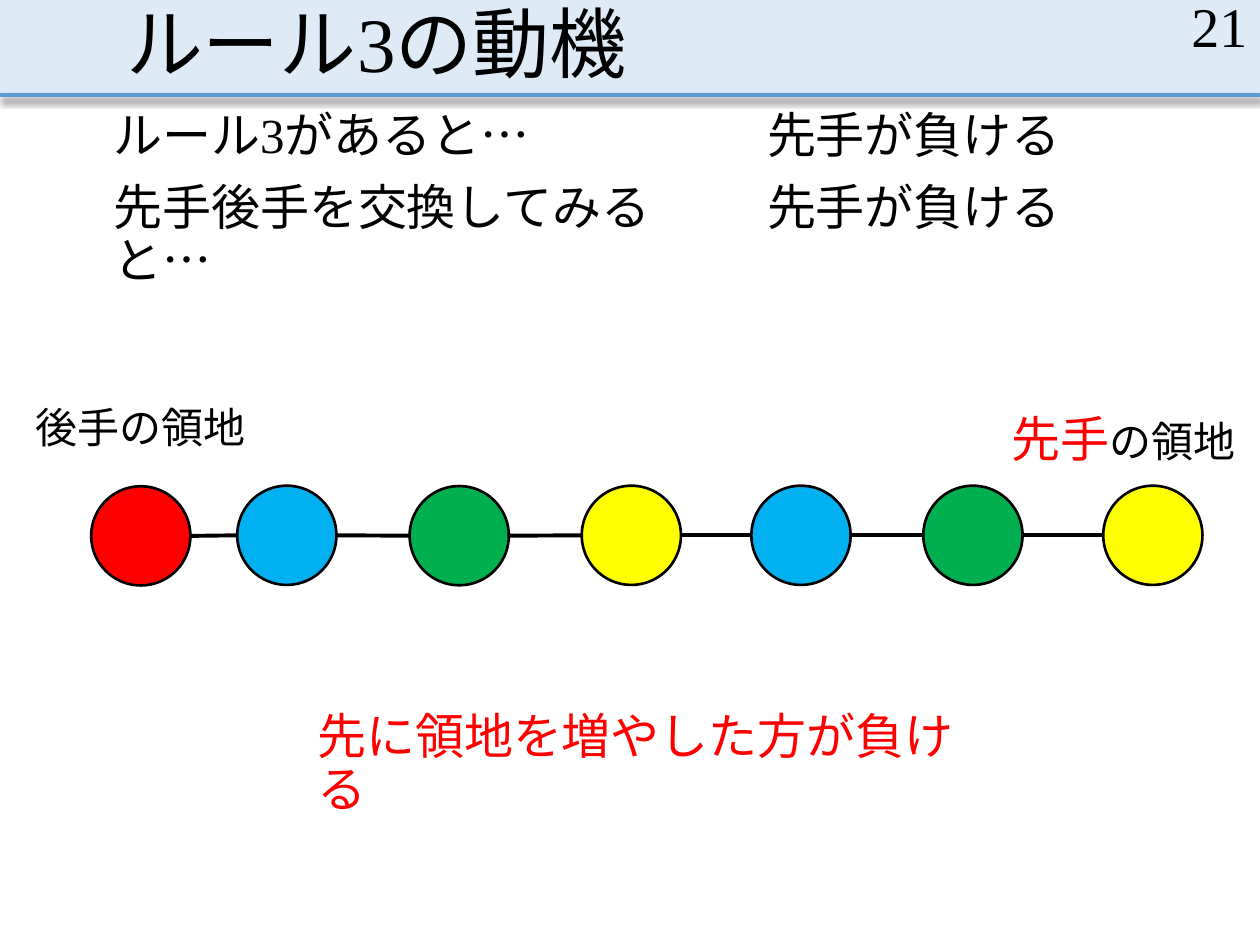
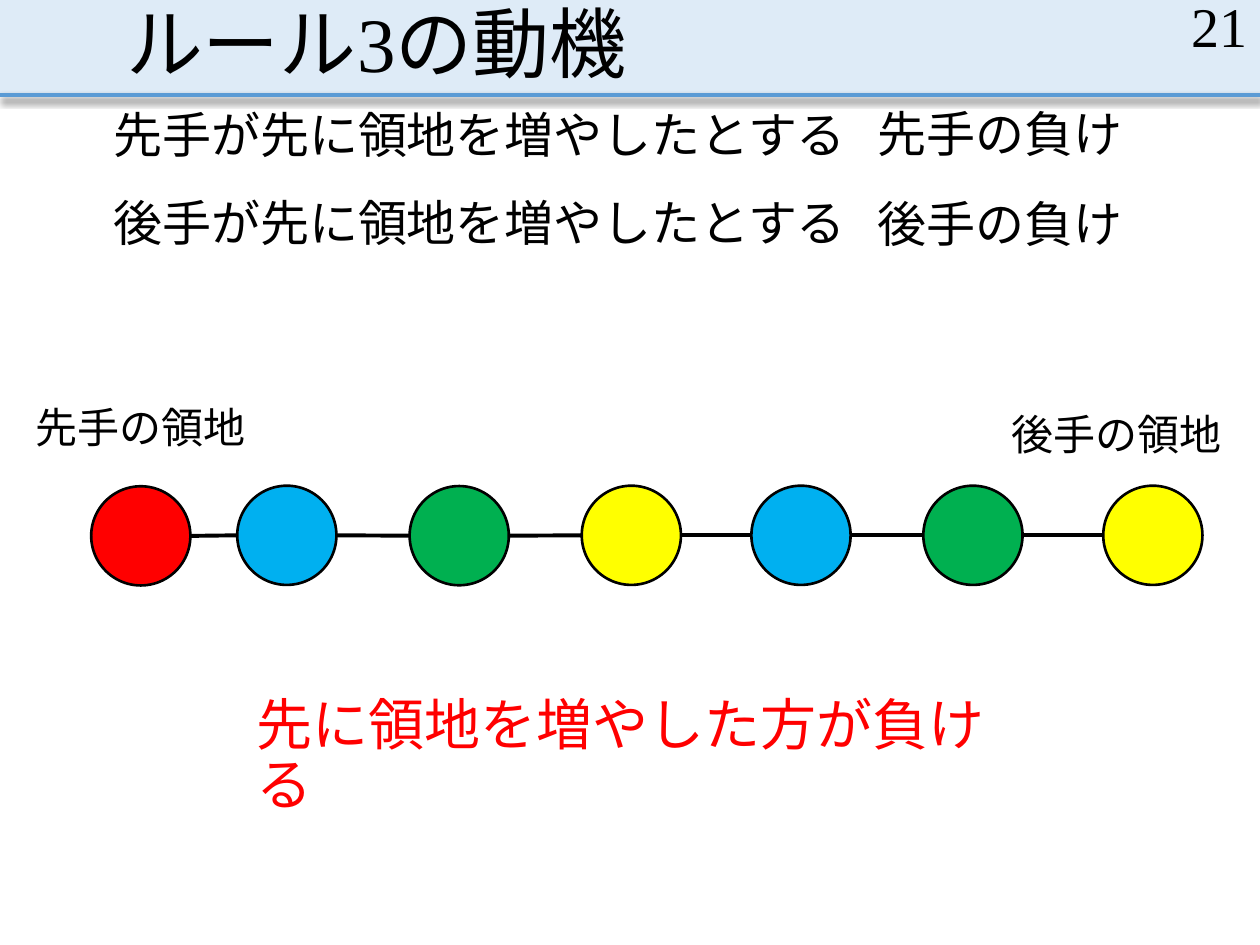
Before and after one commit to MasayaOda/SR, a slide deck: slide 21 of 中間発表1210.pptx. Drawn at 1260x945 pixels with LibreOffice and Linux fonts; fonts in the diff are those of the drawing. Boxes give left, top, right and bottom in pixels: in the first picture for what was removed or moved away, otherwise in the second. Text is boxed around its words. In the diff, an @@ line names an element or a change of style, - is before the commit and + after.

```diff
--- a/中間発表1210.pptx
+++ b/中間発表1210.pptx
@@ text added at (113, 103, 846, 157), 28 pt, text #000000 @@
+先手が先に領地を増やしたとする
@@ text at (878, 103, 1123, 156): text changed @@
-先手が負ける
+先手の負け
@@ text at (113, 199, 846, 245): text changed @@
-ルール3があると…
+後手が先に領地を増やしたとする
@@ text removed at (113, 183, 650, 280) @@
-先手後手を交換してみると…
@@ text at (878, 201, 1123, 246): text changed @@
-先手が負ける
+後手の負け
@@ text at (35, 407, 245, 447): text changed @@
-後手の領地
+先手の領地
@@ text at (1012, 414, 1222, 454): text changed @@
-先手の領地
+後手の領地
@@ text "先に領地を増やした方が負ける": place and size @@
-text "先に領地を増やした方が負ける" at (317, 712, 953, 809)
+text "先に領地を増やした方が負ける" at (256, 697, 984, 808)
@@ text "先に領地を増やした方が負ける" at (256, 697, 984, 808): size 28 to 32 pt @@
```
Also in this commit, not shown: 7 other slides changed, 3 slides added.
